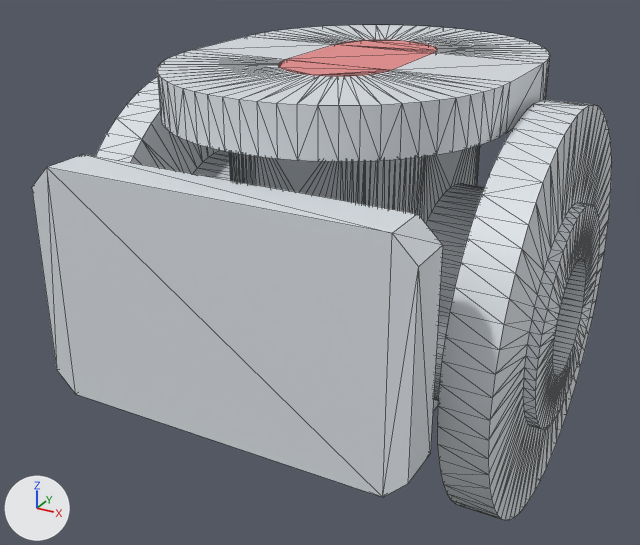
The glTF model docs/Additional CAD exercise/steps/ax_valve_body/step_09.glb, before and after one commit.
Rendered twice from a 50 mm lens placed at (141.0, -286.0, 139.0), pointed at (-8.0, -15.0, 4.0). Every picture has the same lights, and +X, +Y and +Z are marked at lower left. The first picture is the older version. Mesh edges are drawn as thin lines. Vertices at exactly the same position are counted once.

In view in the first picture: 'part__valve body', 'removed__valve body'.
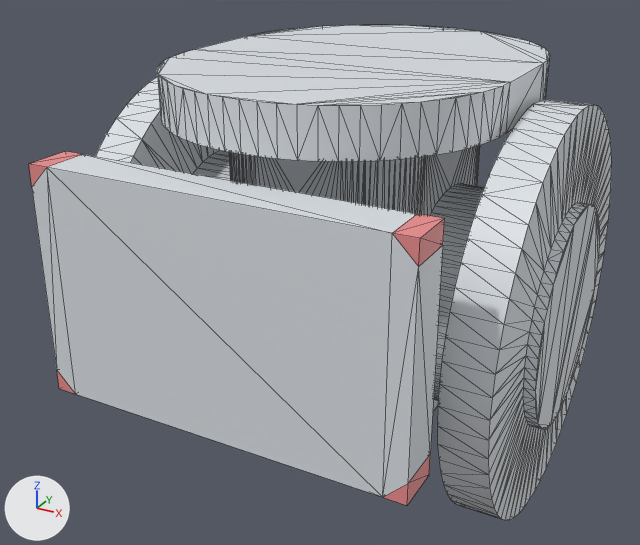
Diff of the bpy script that builds the scene:
```diff
--- a/docs/Additional CAD exercise/steps/ax_valve_body/step_09.glb.py
+++ b/docs/Additional CAD exercise/steps/ax_valve_body/step_09.glb.py
@@ me_part__valve_body @@
 # used by ob_part__valve_body; location = (0.0, 0.0, 0.0)
-me_part__valve_body.from_pydata(...)  # 1907 vertices, 3512 faces; spans x -83.0..83.0, y -98.0..78.0, z -73.0..83.0
+me_part__valve_body.from_pydata(...)  # 1379 vertices, 2448 faces; spans x -83.0..83.0, y -98.0..78.0, z -73.0..83.0
+# me_part__valve_body part 1: 528 vertices removed from x -83.0..83.0, y -38.0..38.0, z -41.0..83.0
 me_part__valve_body.materials.append(mat_defaultmaterial)
@@ me_removed__valve_body @@
 # used by ob_removed__valve_body; location = (0.0, 0.0, 0.0)
-me_removed__valve_body.from_pydata(...)  # 140 vertices, 276 faces; spans x -20.0..20.0, y -38.0..38.0, z 50.0..83.0
+me_removed__valve_body.from_pydata(...)  # 24 vertices, 32 faces; spans x -65.0..65.0, y -98.0..-82.0, z -20.0..60.0
+# me_removed__valve_body part 2: the whole mesh is rebuilt
+# me_removed__valve_body part 3
+# 12 vertices are added at x -65.0..65.0, y -98.0, z -20.0..60.0
+# 12 new vertices lie (0.0, 16.0, 0.0) away from vertices in x -65.0..65.0, y -98.0, z -20.0..60.0
+# 32 new faces join them
 me_removed__valve_body.materials.append(mat_defaultmaterial_001)
```

Location of each change, (x1, y1, x2, y2) in pixels of the pictures (640 x 545 px):
'removed__valve body', reshaped
    before: (278, 40, 437, 76)
    after: (29, 151, 445, 505)
part 1 of me_part__valve_body, deleted
    before: (157, 25, 600, 429)
part 2 of me_removed__valve_body, deleted (pink)
    before: (278, 40, 437, 76)
part 3 of me_removed__valve_body, added
    after: (29, 151, 445, 505)
